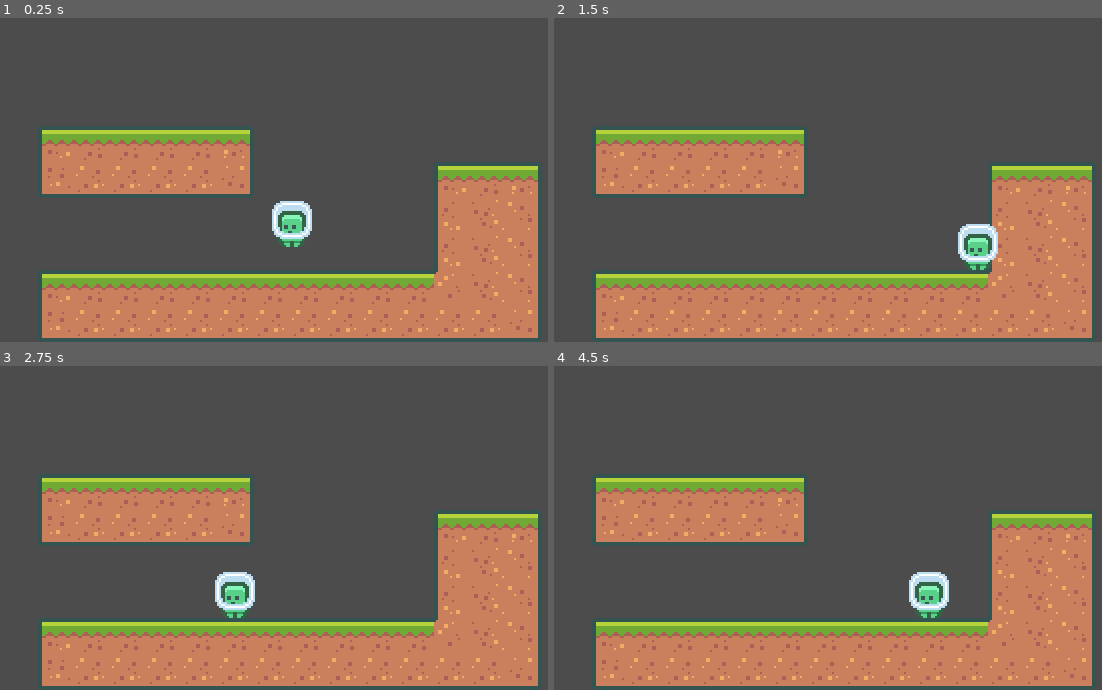
Above: before the commit, frames 1-4 (two rows, left to right).
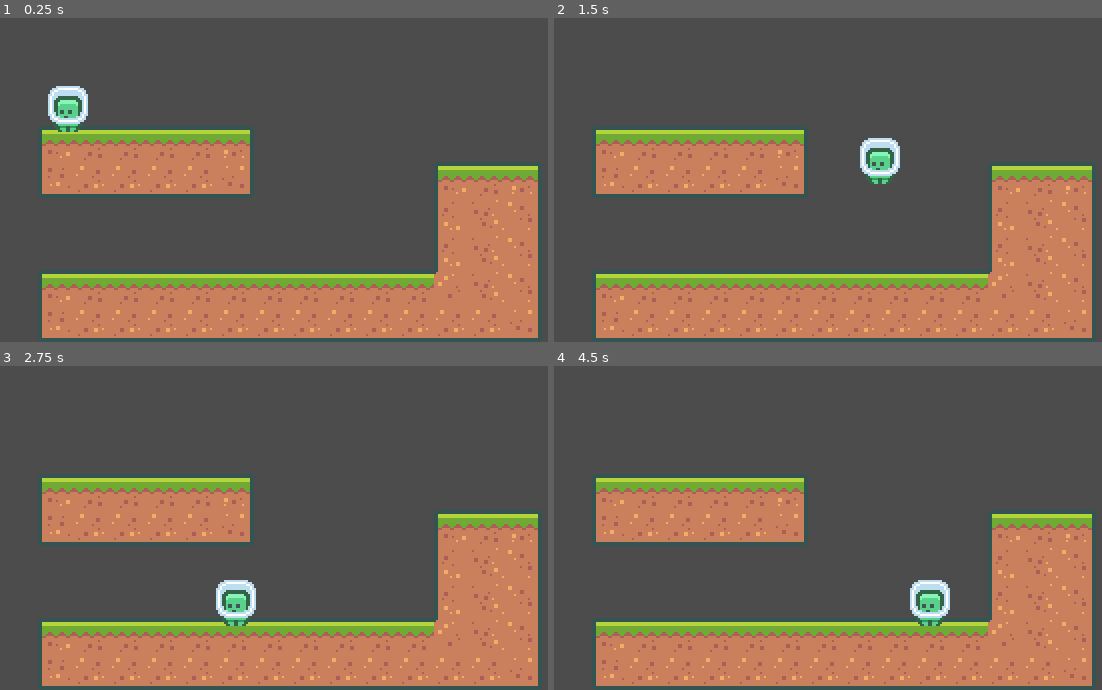
Above: after the commit, the same moments.

Repository: NaveenDotMe/-godot_2d_platformer_game
Game: Godot game, scene res://scenes/Main.tscn
The game is run twice, just before and just after one commit, with the same random seed, the same clock (stepped at 60 frames per second) and the same inputs.
Inputs:
- Up to frame 1 (0.25 s): no input
- Up to frame 2 (1.5 s): hold D (move_right) from 0.53 s (still down); tap Space (jump) at 0.77 s
- Up to frame 3 (2.75 s): tap Space (jump) at 1.52 s; release D (move_right) at 2.03 s; hold A (move_left) from 2.03 s (still down)
- Up to frame 4 (4.5 s): release A (move_left) at 2.78 s; hold D (move_right) 2.78-4.28 s; tap Space (jump) at 3.02, 3.77 s; hold A (move_left) from 4.28 s (still down)

The runs differ from the first frame. In frame 1, 1.7% of the frame differs, in the area x 8-57%, y 20-71%; in frame 2, 1.7%; in frame 3, 0.9%; in frame 4, 0.9%.

Commit message:
Light Reorganization and Tweaks

Diff:
--- a/project.godot
+++ b/project.godot
@@ -20,7 +20,7 @@
 window/size/height=180
 window/size/test_width=720
 window/size/test_height=480
-window/stretch/mode="2d"
+window/stretch/mode="viewport"
 window/stretch/aspect="keep_height"
 
 [gui]
@@ -78,4 +78,5 @@
 
 [rendering]
 
+2d/snapping/use_gpu_pixel_snap=true
 environment/default_environment="res://default_env.tres"
--- a/resourses/tiles.tres
+++ b/resourses/tiles.tres
@@ -69,20 +69,6 @@
 points = PoolVector2Array( 0, 0, 18, 0, 18, 18, 0, 18 )
 
 [resource]
-0/name = "tiles_packed.png 0"
-0/texture = ExtResource( 1 )
-0/tex_offset = Vector2( 0, 0 )
-0/modulate = Color( 1, 1, 1, 1 )
-0/region = Rect2( 0, 0, 18, 18 )
-0/tile_mode = 0
-0/occluder_offset = Vector2( 0, 0 )
-0/navigation_offset = Vector2( 0, 0 )
-0/shape_offset = Vector2( 0, 0 )
-0/shape_transform = Transform2D( 1, 0, 0, 1, 0, 0 )
-0/shape_one_way = false
-0/shape_one_way_margin = 0.0
-0/shapes = [  ]
-0/z_index = 0
 1/name = "tiles_packed.png 1"
 1/texture = ExtResource( 1 )
 1/tex_offset = Vector2( 0, 0 )
--- a/scenes/Main.tscn
+++ b/scenes/Main.tscn
@@ -1,11 +1,7 @@
-[gd_scene load_steps=5 format=2]
+[gd_scene load_steps=3 format=2]
 
 [ext_resource path="res://resourses/tiles.tres" type="TileSet" id=1]
-[ext_resource path="res://assets/player/character_0000.png" type="Texture" id=2]
-[ext_resource path="res://scenes/Player.gd" type="Script" id=3]
-
-[sub_resource type="RectangleShape2D" id=1]
-extents = Vector2( 5, 8 )
+[ext_resource path="res://scenes/Player.tscn" type="PackedScene" id=2]
 
 [node name="Node" type="Node"]
 
@@ -15,16 +11,8 @@
 format = 1
 tile_data = PoolIntArray( 262146, 1, 0, 262147, 1, 1, 262148, 1, 1, 262149, 1, 1, 262150, 1, 1, 262151, 1, 2, 327682, 1 …(729 unchanged characters)…
 
-[node name="Player" type="KinematicBody2D" parent="."]
-position = Vector2( 105, 16 )
-script = ExtResource( 3 )
-
-[node name="Sprite" type="Sprite" parent="Player"]
-position = Vector2( 58, 71 )
-texture = ExtResource( 2 )
-
-[node name="CollisionShape2D" type="CollisionShape2D" parent="Player"]
-position = Vector2( 58, 75 )
-shape = SubResource( 1 )
+[node name="Player" parent="." instance=ExtResource( 2 )]
+position = Vector2( 51, 26 )
 
 [node name="Camera2D" type="Camera2D" parent="."]
+position = Vector2( 161, 90 )
--- /dev/null
+++ b/scenes/Player.tscn
@@ -0,0 +1,18 @@
+[gd_scene load_steps=4 format=2]
+
+[ext_resource path="res://assets/player/character_0000.png" type="Texture" id=1]
+[ext_resource path="res://scenes/Player.gd" type="Script" id=2]
+
+[sub_resource type="RectangleShape2D" id=1]
+extents = Vector2( 5, 8 )
+
+[node name="Player" type="KinematicBody2D"]
+script = ExtResource( 2 )
+
+[node name="Sprite" type="Sprite" parent="."]
+position = Vector2( 0, 4 )
+texture = ExtResource( 1 )
+
+[node name="CollisionShape2D" type="CollisionShape2D" parent="."]
+position = Vector2( 0, 4 )
+shape = SubResource( 1 )
